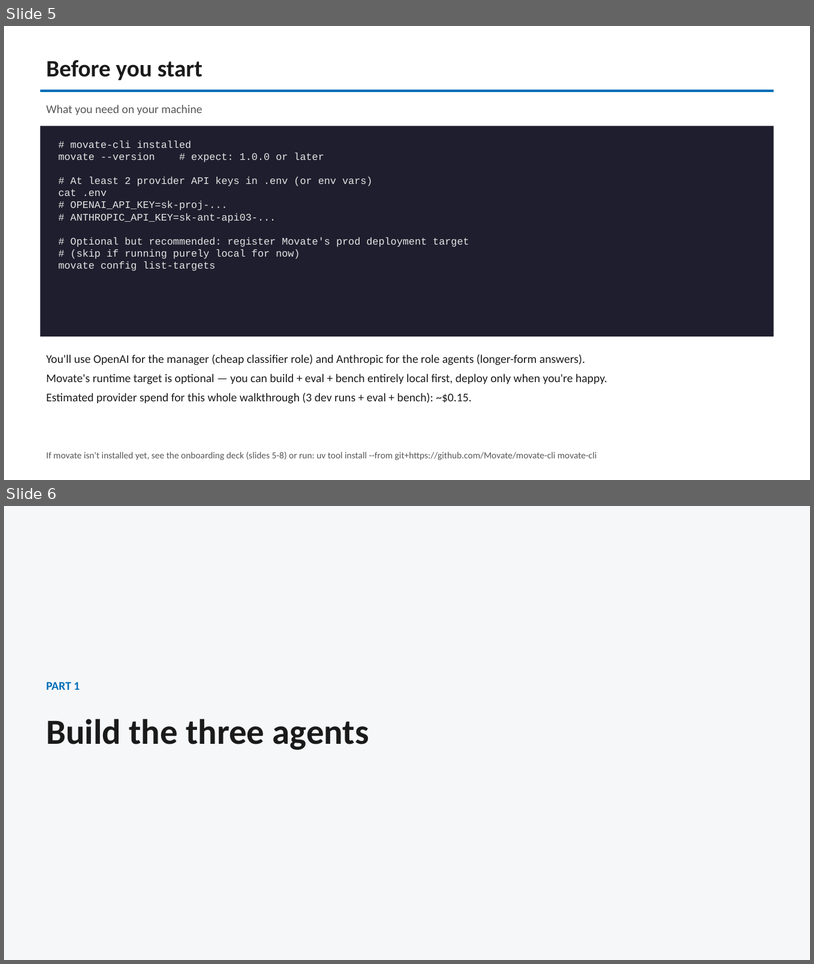
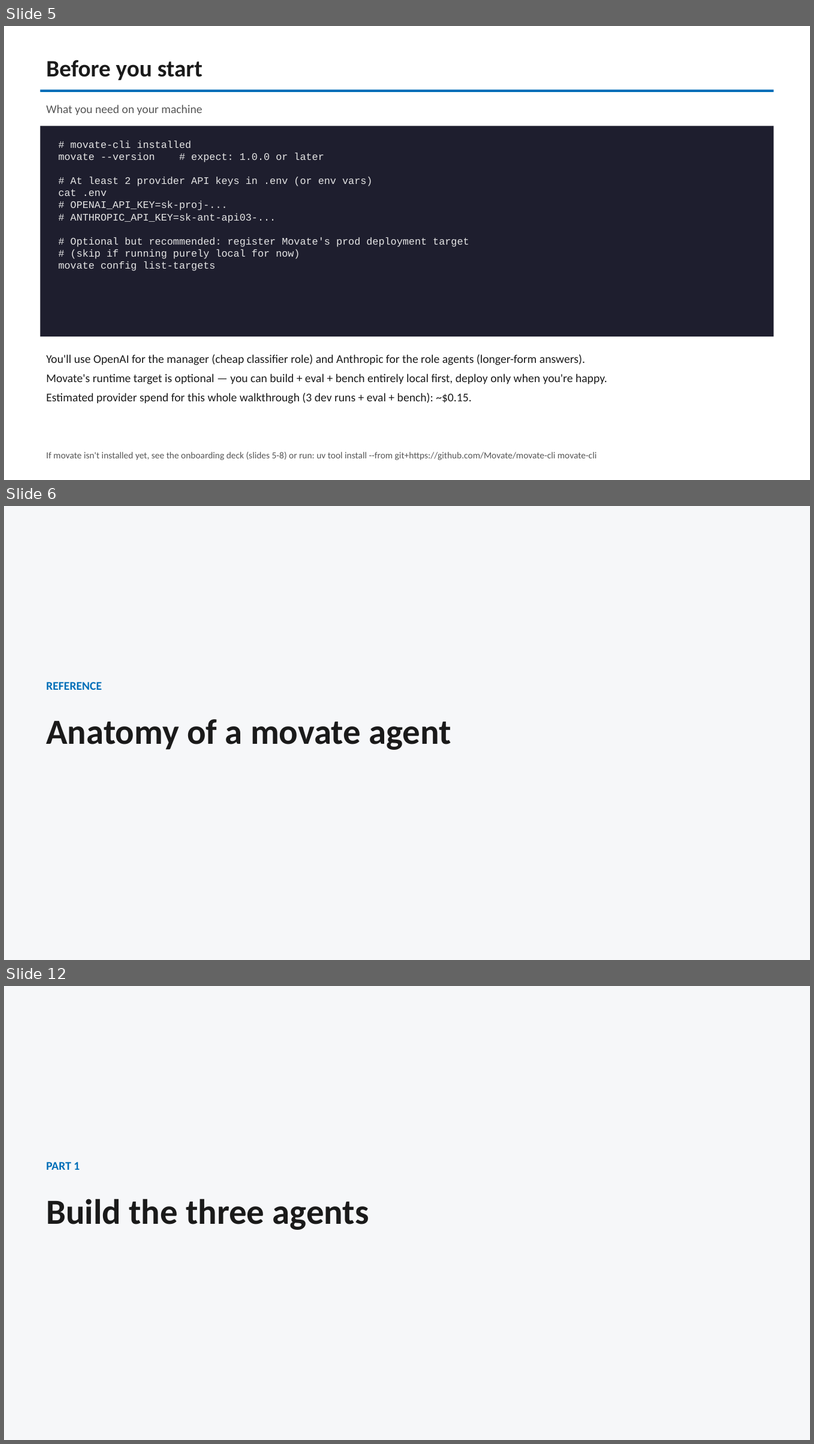
Before and after one commit to mova-io/mova-cli, a slide deck: docs/movate-cli-demo-deck.pptx. Shown one above the other, each under a label of ours: slides 5 and 6 before the commit, slides 5, 6 and 12 after it; the slides between them are not shown. The pictures are 814x964 and 814x1444 pixels, drawn with LibreOffice and Linux fonts; fonts in the diff are those of the drawing. Boxes give left, top, right and bottom in pixels: in the first picture for what was removed or moved away, otherwise in the second. Text is boxed around its words. In the diff, an @@ line names an element or a change of style, - is before the commit and + after.

```diff
--- a/docs/movate-cli-demo-deck.pptx
+++ b/docs/movate-cli-demo-deck.pptx
@@ slide 6 added at bbox=[4, 506, 810, 960], background #FFFFFF @@
@@ rectangle added at bbox=[4, 506, 810, 960], fill #F6F7F9 @@
@@ text added at bbox=[46, 682, 102, 690], 14 pt, text #006EB8, bold @@
+REFERENCE
@@ text added at bbox=[46, 719, 451, 750], 42 pt, text #1A1A1A, bold @@
+Anatomy of a movate agent
@@ what was slide 6 is now slide 12 @@
```
Also in this commit, not shown: 5 other slides added, 1 other file.
